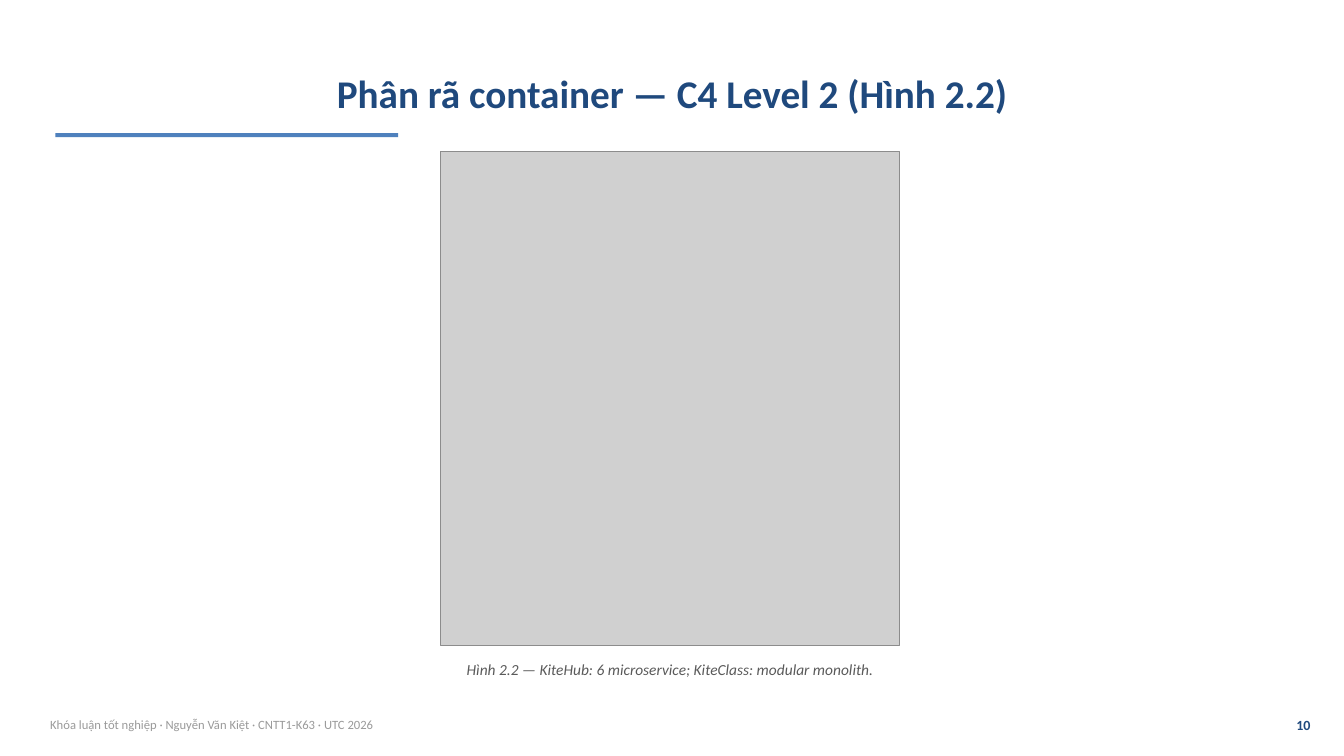
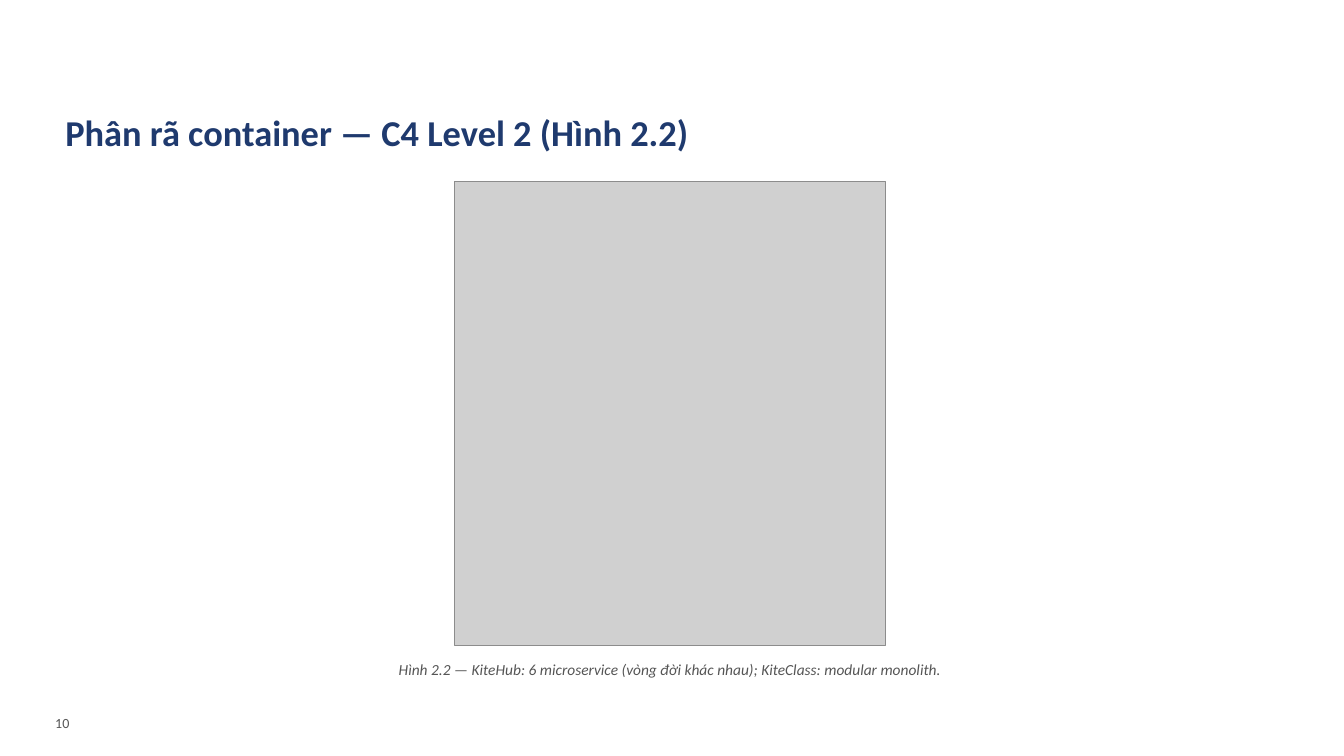
Before and after one commit to VictorAurelius/2026-Kite-Class-Platform, a slide deck: slide 10 of documents/08-thesis/defense/KiteHub-baove-khoaluan-20slide.pptx. Drawn at 1344x756 pixels with LibreOffice and Linux fonts; fonts in the diff are those of the drawing; grey boxes stand for pictures; background and template pictures are left out. Boxes give left, top, right and bottom in pixels: in the first picture for what was removed or moved away, otherwise in the second. Text is boxed around its words. In the diff, an @@ line names an element or a change of style, - is before the commit and + after.

```diff
--- a/documents/08-thesis/defense/KiteHub-baove-khoaluan-20slide.pptx
+++ b/documents/08-thesis/defense/KiteHub-baove-khoaluan-20slide.pptx
@@ text "Phân rã container — C4 ...": place and size @@
-text "Phân rã container — C4 ..." at <box>337,79,1007,114</box>
+text "Phân rã container — C4 ..." at <box>65,119,688,152</box>
@@ text "Phân rã container — C4 ..." at <box>65,119,688,152</box>: size 28 to 26 pt, text colour #1F497D to #1F3A6E; alignment centre to left; vertical alignment middle to top @@
@@ rectangle removed at <box>55,133,398,137</box> @@
@@ picture: place and size @@
-picture at <box>441,151,899,645</box>
+picture at <box>455,181,885,645</box>
@@ text at <box>399,664,941,678</box>: text changed; text colour #5A5A5A to #555555 @@
-Hình 2.2 — KiteHub: 6 microservice; KiteClass: modular monolith.
+Hình 2.2 — KiteHub: 6 microservice (vòng đời khác nhau); KiteClass: modular monolith.
@@ text "10": place and size @@
-text "10" at <box>1296,721,1310,730</box>
+text "10" at <box>55,719,69,728</box>
@@ text "10" at <box>55,719,69,728</box>: text colour #1F497D to #555555, bold off; alignment right to left @@
@@ text removed at <box>50,719,374,731</box> @@
-Khóa luận tốt nghiệp · Nguyễn Văn Kiệt · CNTT1-K63 · UTC 2026
```
Also in this commit, not shown: 21 other slides changed, 5 slides removed, 5 other files.
